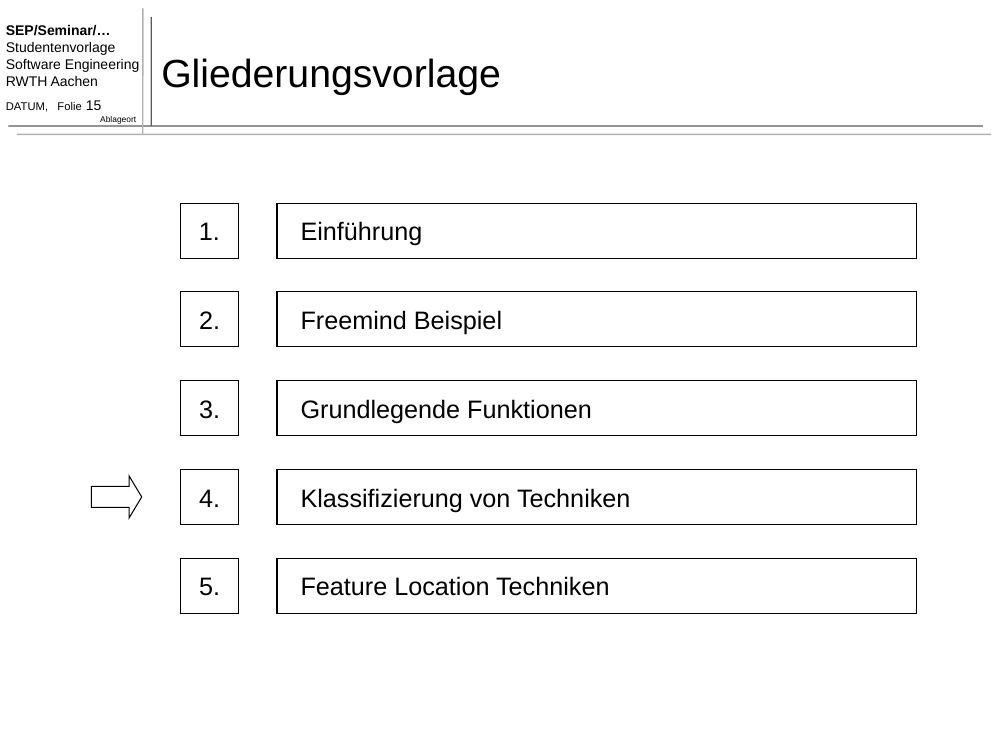
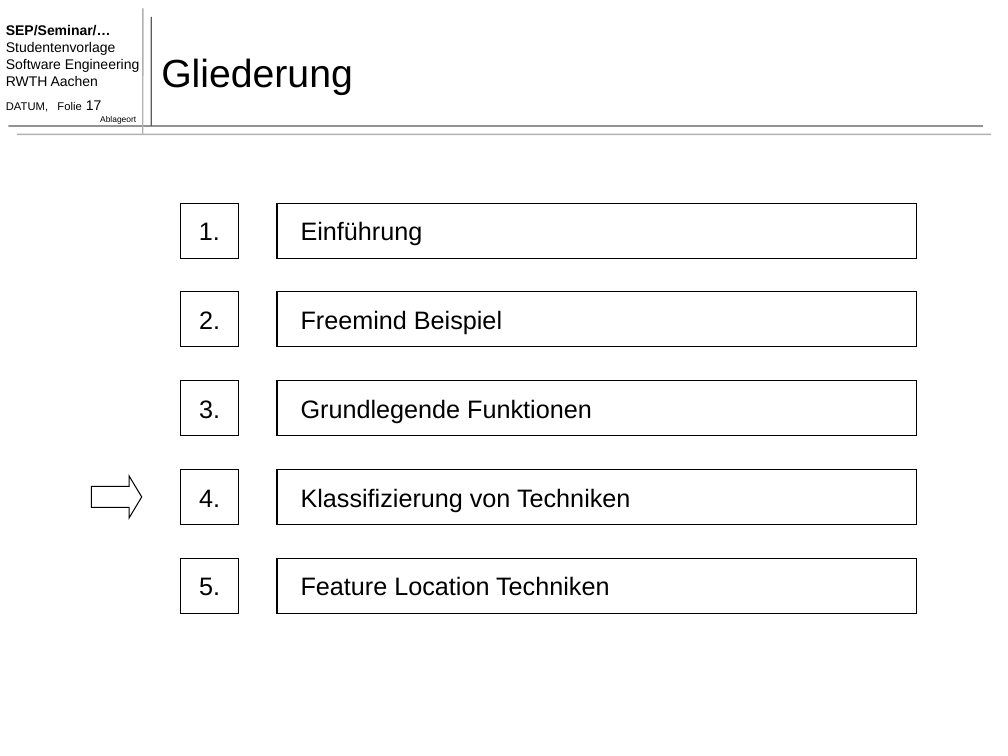
Before and after one commit to TimoBergerbusch/feature-location-techniques, a slide deck: slide 17 of Feature Location Techniques - Präsentation.pptx (slide 15 before the commit). Drawn at 1008x756 pixels with LibreOffice and Linux fonts; fonts in the diff are those of the drawing. Boxes give left, top, right and bottom in pixels: in the first picture for what was removed or moved away, otherwise in the second. Text is boxed around its words. In the diff, an @@ line names an element or a change of style, - is before the commit and + after.

```diff
--- a/Feature Location Techniques - Präsentation.pptx
+++ b/Feature Location Techniques - Präsentation.pptx
@@ title at [161,58,353,95]: text changed @@
-Gliederungsvorlage
+Gliederung
@@ text at [6,100,102,112]: text changed @@
-DATUM, Folie 15
+DATUM, Folie 17
```
Also in this commit, not shown: 8 other slides changed, 2 slides added.
